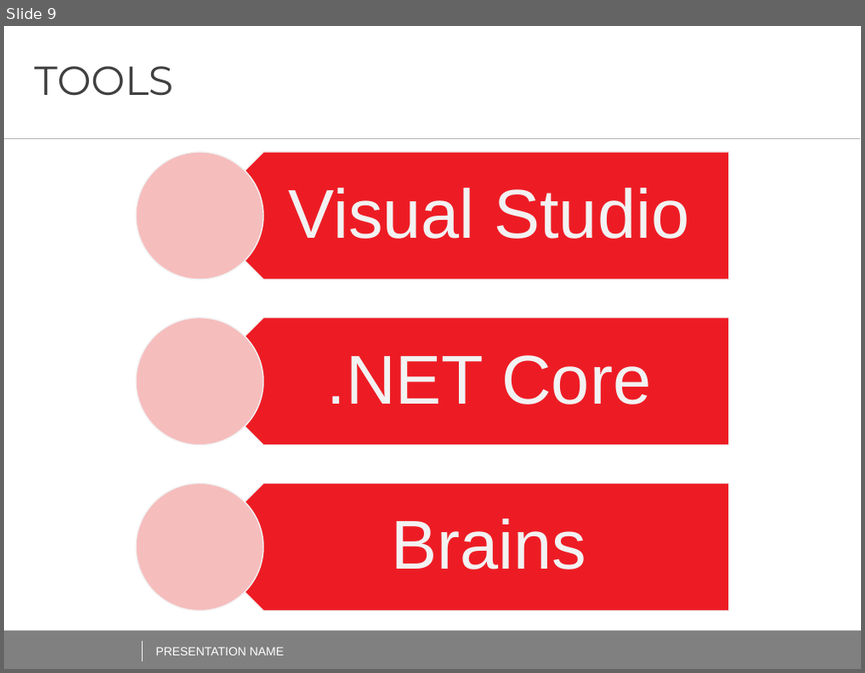
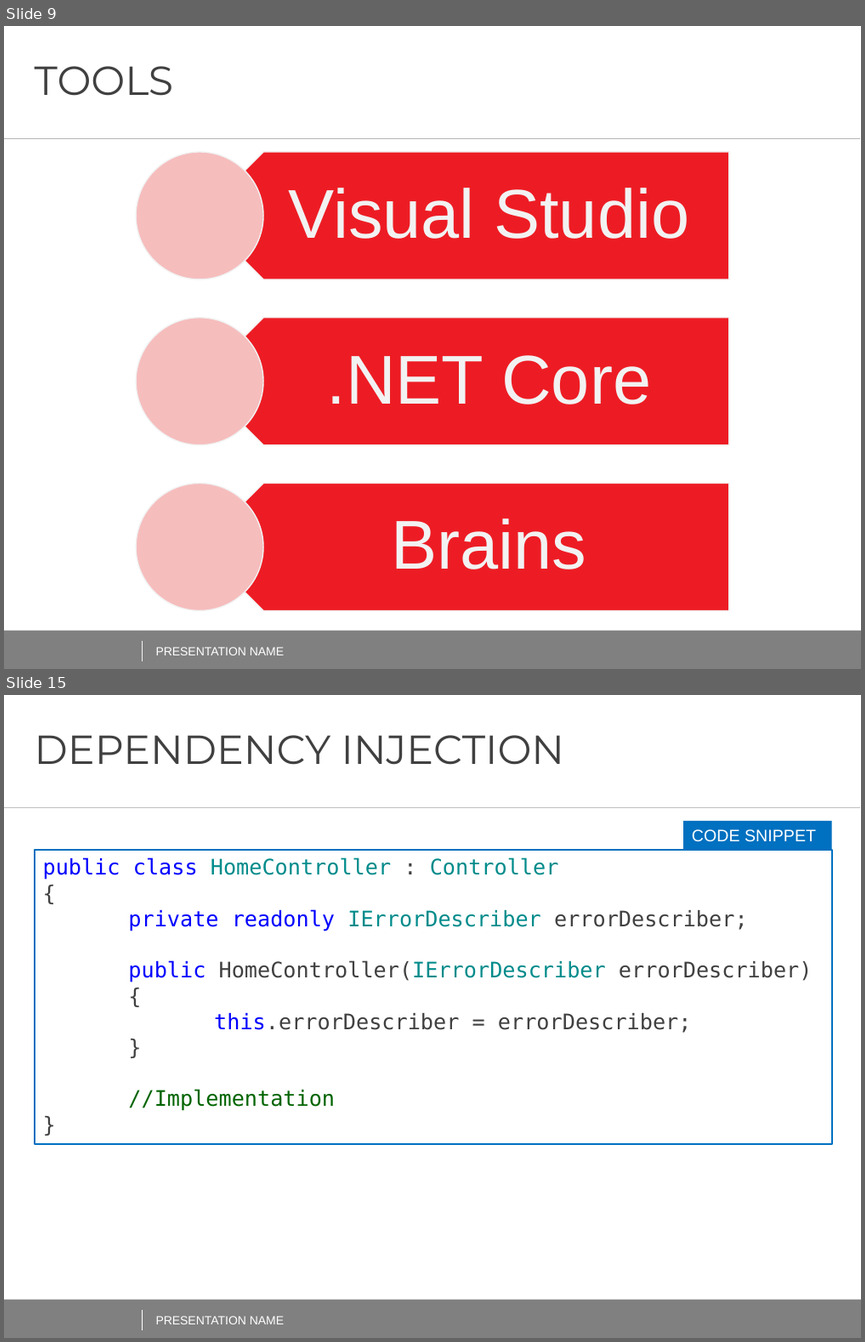
Before and after one commit to AndreiShenets/ASP.NET-Lectures, a slide deck: docs/ASP.NET CORE - iTechArt 2018.pptx. Shown one above the other, each under a label of ours: slide 9 before the commit, slides 9 and 15 after it; the slides between them are not shown. The pictures are 865x673 and 865x1342 pixels, drawn with LibreOffice and Linux fonts; fonts in the diff are those of the drawing; background and template pictures are left out. Boxes give left, top, right and bottom in pixels: in the first picture for what was removed or moved away, otherwise in the second. Text is boxed around its words. In the diff, an @@ line names an element or a change of style, - is before the commit and + after.

```diff
--- a/docs/ASP.NET CORE - iTechArt 2018.pptx
+++ b/docs/ASP.NET CORE - iTechArt 2018.pptx
@@ slide 15 added at [4,695,861,1338], background #FFFFFF; not listed: 2 template elements that a slide beside it also shows @@
@@ title added at [35,735,564,765], 34 pt, text #404040 @@
+DEPENDENCY INJECTION
@@ line added from (4, 807) to (860, 807), #BFBFBF 0.5 pt @@
@@ rectangle added at [683,821,832,850], fill #0070C0, 14 pt, text #FFFFFF @@
+CODE SNIPPET
@@ rectangle added at [34,849,831,1143], fill #FFFFFF, outline #0070C0 1.5 pt, 18 pt, text #404040 @@
+public class HomeController : Controller
+{
+private readonly IErrorDescriber errorDescriber;
+public HomeController(IErrorDescriber errorDescriber)
+{
+this.errorDescriber = errorDescriber;
+}
+//Implementation
+}
@@ line added from (142, 1310) to (142, 1330), #FFFFFF 0.5 pt @@
@@ text added at [156,1315,284,1324], 10 pt, text #FFFFFF @@
+PRESENTATION NAME
```
Also in this commit, not shown: 1 slide changed, 12 other slides added.
